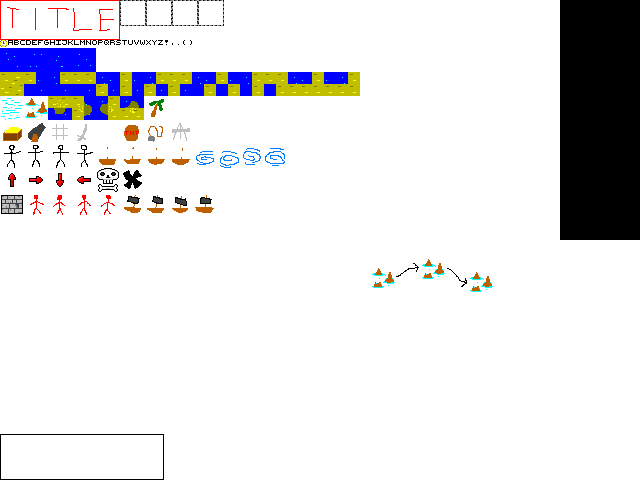
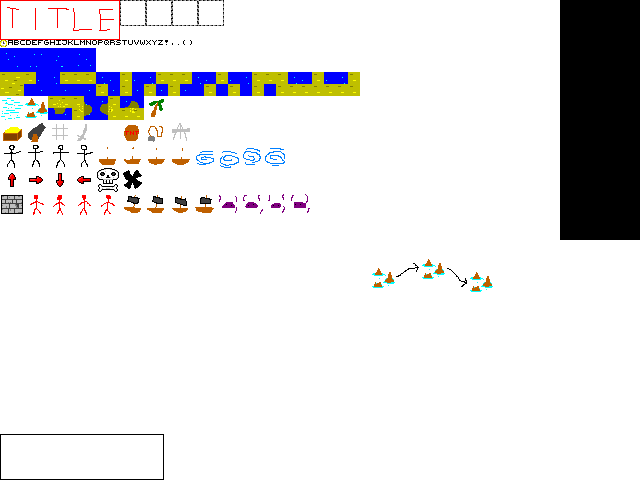
Layered file, before and after one edit (640×480). Changes by layer:
painted on "content" over [219, 194, 310, 214]
